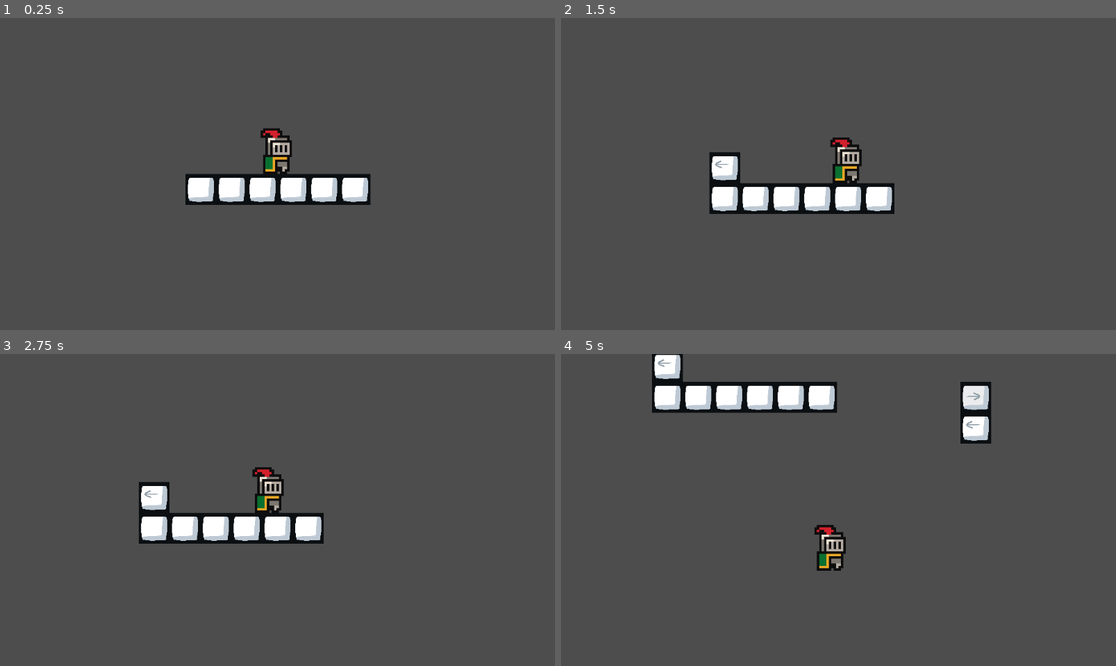
Above: before the commit, frames 1-4 (two rows, left to right).
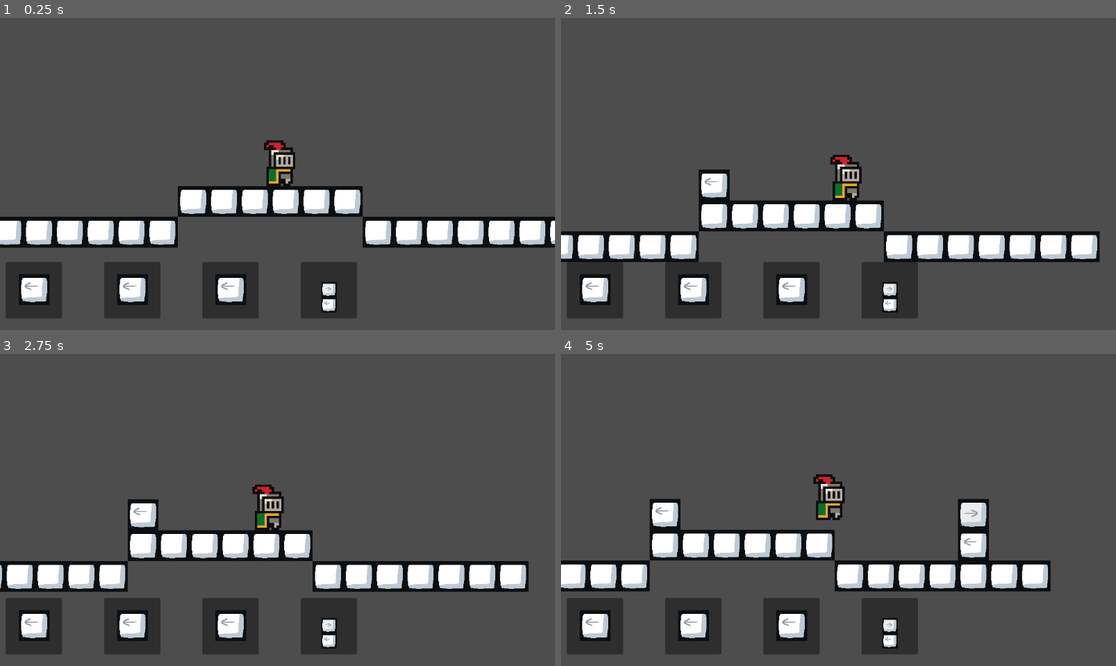
Above: after the commit, the same moments.

Repository: matt-neave/shapeEscape
Game: Godot game, scene res://scenes/sample_world.tscn
The game is run twice, just before and just after one commit, with the same random seed, the same clock (stepped at 60 frames per second) and the same inputs.
Inputs (mouse positions are in pixels of both pictures, inside the frame that each line leads up to):
- Up to frame 1 (0.25 s): no input
- Up to frame 2 (1.5 s): tap Enter (ui_accept) at 0.5, 0.77 s; move the mouse to (960, 158) at 0.52 s; hold Right (ui_right) from 0.53 s (still down); tap P (placement) at 0.6 s; move the mouse to (727, 189) at 1.27 s; click (727, 189) at 1.35 s
- Up to frame 3 (2.75 s): tap Enter (ui_accept) at 1.52 s; move the mouse to (333, 441) at 2.02 s; release Right (ui_right) at 2.03 s; hold Left (ui_left) from 2.03 s (still down); right-click (333, 441) at 2.1 s
- Up to frame 4 (5 s): move the mouse to (810, 572) at 2.77 s; release Left (ui_left) at 2.78 s; hold Right (ui_right) 2.78-4.28 s; tap P (placement) at 2.85 s; tap Enter (ui_accept) at 3.02, 3.77, 4.52 s; move the mouse to (1005, 556) at 3.52 s; press the mouse at (1005, 556) at 3.53 s; move the mouse to (672, 463) at 4.27 s; release the mouse at (672, 463) at 4.28 s; hold Left (ui_left) from 4.28 s (still down); right-click (672, 463) at 4.35 s

The runs differ from the first frame. In frame 1, 19% of the frame differs, in the area x 0-100%, y 35-97%; in frame 2, 20%; in frame 3, 19%; in frame 4, 23%, in the area x 0-89%, y 0-97%.

Commit message:
drag_to_drop

Diff:
--- a/map_resources/world_tile_set.tres
+++ b/map_resources/world_tile_set.tres
@@ -6,26 +6,58 @@
 texture = ExtResource("1_01qya")
 texture_region_size = Vector2i(64, 64)
 0:0/0 = 0
+0:0/0/physics_layer_0/linear_velocity = Vector2(0, 0)
+0:0/0/physics_layer_0/angular_velocity = 0.0
 0:0/0/physics_layer_0/polygon_0/points = PackedVector2Array(-32, -32, 32, -32, 32, 32, -32, 32)
 1:0/0 = 0
+1:0/0/physics_layer_0/linear_velocity = Vector2(0, 0)
+1:0/0/physics_layer_0/angular_velocity = 0.0
 1:0/0/physics_layer_0/polygon_0/points = PackedVector2Array(-32, -32, 32, -32, 32, 32, -32, 32)
 2:0/0 = 0
+2:0/0/physics_layer_0/linear_velocity = Vector2(0, 0)
+2:0/0/physics_layer_0/angular_velocity = 0.0
 3:0/0 = 0
+3:0/0/physics_layer_0/linear_velocity = Vector2(0, 0)
+3:0/0/physics_layer_0/angular_velocity = 0.0
 0:1/0 = 0
+0:1/0/physics_layer_0/linear_velocity = Vector2(0, 0)
+0:1/0/physics_layer_0/angular_velocity = 0.0
 0:1/0/physics_layer_0/polygon_0/points = PackedVector2Array(-32, -32, 32, -32, 32, 32, -32, 32)
 1:1/0 = 0
+1:1/0/physics_layer_0/linear_velocity = Vector2(0, 0)
+1:1/0/physics_layer_0/angular_velocity = 0.0
 1:1/0/physics_layer_0/polygon_0/points = PackedVector2Array(-32, -32, 32, -32, 32, 32, -32, 32)
 2:1/0 = 0
+2:1/0/physics_layer_0/linear_velocity = Vector2(0, 0)
+2:1/0/physics_layer_0/angular_velocity = 0.0
 3:1/0 = 0
+3:1/0/physics_layer_0/linear_velocity = Vector2(0, 0)
+3:1/0/physics_layer_0/angular_velocity = 0.0
 0:2/0 = 0
+0:2/0/physics_layer_0/linear_velocity = Vector2(0, 0)
+0:2/0/physics_layer_0/angular_velocity = 0.0
 0:2/0/physics_layer_0/polygon_0/points = PackedVector2Array(-32, -32, 32, -32, 32, 32, -32, 32)
 1:2/0 = 0
+1:2/0/physics_layer_0/linear_velocity = Vector2(0, 0)
+1:2/0/physics_layer_0/angular_velocity = 0.0
 2:2/0 = 0
+2:2/0/physics_layer_0/linear_velocity = Vector2(0, 0)
+2:2/0/physics_layer_0/angular_velocity = 0.0
 3:2/0 = 0
+3:2/0/physics_layer_0/linear_velocity = Vector2(0, 0)
+3:2/0/physics_layer_0/angular_velocity = 0.0
 0:3/0 = 0
+0:3/0/physics_layer_0/linear_velocity = Vector2(0, 0)
+0:3/0/physics_layer_0/angular_velocity = 0.0
 1:3/0 = 0
+1:3/0/physics_layer_0/linear_velocity = Vector2(0, 0)
+1:3/0/physics_layer_0/angular_velocity = 0.0
 2:3/0 = 0
+2:3/0/physics_layer_0/linear_velocity = Vector2(0, 0)
+2:3/0/physics_layer_0/angular_velocity = 0.0
 3:3/0 = 0
+3:3/0/physics_layer_0/linear_velocity = Vector2(0, 0)
+3:3/0/physics_layer_0/angular_velocity = 0.0
 
 [resource]
 tile_size = Vector2i(64, 64)
--- /dev/null
+++ b/scenes/available_shape.tscn
@@ -0,0 +1,27 @@
+[gd_scene load_steps=3 format=3 uid="uid://b3fehnst8hryr"]
+
+[ext_resource type="PackedScene" uid="uid://dmv0xiogkamh2" path="res://scenes/shape_sprite.tscn" id="1_474m2"]
+[ext_resource type="Script" path="res://scripts/available_shape.gd" id="1_supkt"]
+
+[node name="AvailableShape" type="Control"]
+custom_minimum_size = Vector2(200, 0)
+layout_mode = 3
+anchors_preset = 15
+anchor_right = 1.0
+anchor_bottom = 1.0
+grow_horizontal = 2
+grow_vertical = 2
+script = ExtResource("1_supkt")
+
+[node name="Panel" type="Panel" parent="."]
+layout_mode = 0
+offset_right = 117.0
+offset_bottom = 117.0
+
+[node name="CenterContainer" type="CenterContainer" parent="Panel"]
+layout_mode = 0
+offset_right = 40.0
+offset_bottom = 40.0
+
+[node name="ShapeSprite" parent="Panel/CenterContainer" instance=ExtResource("1_474m2")]
+position = Vector2(59, 57)
--- /dev/null
+++ b/scenes/avaliable_shapes.tscn
@@ -0,0 +1,24 @@
+[gd_scene load_steps=3 format=3 uid="uid://dfiwma3suklni"]
+
+[ext_resource type="Script" path="res://scripts/avaliable_shapes.gd" id="1_e2wwu"]
+[ext_resource type="PackedScene" uid="uid://b3fehnst8hryr" path="res://scenes/available_shape.tscn" id="2_o34an"]
+
+[node name="AvaliableShapes" type="Control"]
+layout_mode = 3
+anchors_preset = 15
+anchor_right = 1.0
+anchor_bottom = 1.0
+grow_horizontal = 2
+grow_vertical = 2
+script = ExtResource("1_e2wwu")
+
+[node name="HBoxContainer" type="HBoxContainer" parent="."]
+layout_mode = 0
+offset_right = 892.0
+offset_bottom = 123.0
+
+[node name="AvailableShape" parent="HBoxContainer" instance=ExtResource("2_o34an")]
+layout_mode = 2
+
+[node name="AvailableShape2" parent="HBoxContainer" instance=ExtResource("2_o34an")]
+layout_mode = 2
--- a/scenes/player.tscn
+++ b/scenes/player.tscn
@@ -4,10 +4,11 @@
 [ext_resource type="Texture2D" uid="uid://cwdssf5ehi3b4" path="res://assets/sprites/knight.png" id="1_b1q50"]
 
 [sub_resource type="CapsuleShape2D" id="CapsuleShape2D_locbo"]
-radius = 5.0
-height = 18.0
+radius = 25.0
+height = 90.0
 
 [node name="Player" type="CharacterBody2D"]
+position = Vector2(0, -36)
 collision_layer = 0
 script = ExtResource("1_8keo0")
 
@@ -16,6 +17,7 @@
 
 [node name="PlayerSprite" type="Sprite2D" parent="."]
 position = Vector2(0, -9)
+scale = Vector2(5, 5)
 texture = ExtResource("1_b1q50")
 region_enabled = true
 region_rect = Rect2(9, 9, 14, 20)
--- a/scenes/sample_world.tscn
+++ b/scenes/sample_world.tscn
@@ -1,8 +1,9 @@
-[gd_scene load_steps=4 format=3 uid="uid://cpbgad7xpvgim"]
+[gd_scene load_steps=5 format=3 uid="uid://cpbgad7xpvgim"]
 
 [ext_resource type="TileSet" uid="uid://brbpok4okhehv" path="res://map_resources/world_tile_set.tres" id="1_3xljd"]
 [ext_resource type="Script" path="res://scripts/tile_draw_controller.gd" id="2_x5ed3"]
 [ext_resource type="PackedScene" uid="uid://c6bm4f81i0hg8" path="res://scenes/player.tscn" id="2_xc0v7"]
+[ext_resource type="PackedScene" uid="uid://dfiwma3suklni" path="res://scenes/avaliable_shapes.tscn" id="4_jnf17"]
 
 [node name="SampleWorld" type="Node2D"]
 
@@ -10,11 +11,20 @@
 tile_set = ExtResource("1_3xljd")
 format = 2
 layer_0/name = "base_map"
-layer_0/tile_data = PackedInt32Array(65533, 0, 2, 65534, 0, 2, 65535, 0, 2, 0, 0, 2, 1, 0, 2, 2, 0, 2)
+layer_0/tile_data = PackedInt32Array(65533, 0, 2, 65534, 0, 2, 65535, 0, 2, 0, 0, 2, 1, 0, 2, 2, 0, 2, 131068, 0, 2, 131067, 0, 2, 131066, 0, 2, 131065, 0, 2, 131064, 0, 2, 131063, 0, 2, 65539, 0, 2, 65540, 0, 2, 65541, 0, 2, 65542, 0, 2, 65543, 0, 2, 65544, 0, 2, 65545, 0, 2)
 layer_1/name = "placed_tiles"
+layer_1/tile_data = PackedInt32Array()
 layer_2/name = "placement_tiles"
+layer_2/tile_data = PackedInt32Array()
 script = ExtResource("2_x5ed3")
 
 [node name="Player" parent="." instance=ExtResource("2_xc0v7")]
 position = Vector2(-1, 0)
-scale = Vector2(5, 5)
+
+[node name="UI" type="CanvasLayer" parent="."]
+
+[node name="AvaliableShapes" parent="UI" instance=ExtResource("4_jnf17")]
+offset_left = 12.0
+offset_top = 507.0
+offset_right = 12.0
+offset_bottom = 507.0
--- /dev/null
+++ b/scenes/shape_sprite.tscn
@@ -0,0 +1,10 @@
+[gd_scene load_steps=3 format=3 uid="uid://dmv0xiogkamh2"]
+
+[ext_resource type="Script" path="res://scripts/shape_sprite.gd" id="1_cmvcg"]
+[ext_resource type="Texture2D" uid="uid://cbwo77jgcjy8w" path="res://assets/tiles/basic_block_left.png" id="2_cprqq"]
+
+[node name="ShapeSprite" type="Node2D"]
+script = ExtResource("1_cmvcg")
+
+[node name="Sprite2D" type="Sprite2D" parent="."]
+texture = ExtResource("2_cprqq")
--- /dev/null
+++ b/scripts/available_shape.gd
@@ -0,0 +1,5 @@
+extends Control
+
+var shape: BuildingShape:
+	set(value):
+		$Panel/CenterContainer/ShapeSprite.shape = value
--- /dev/null
+++ b/scripts/avaliable_shapes.gd
@@ -0,0 +1,33 @@
+extends Control
+
+var shapes = []
+@onready var shape_container = $HBoxContainer
+const AVAILABLE_SHAPE = preload("res://scenes/available_shape.tscn")
+
+# Called when the node enters the scene tree for the first time.
+func _ready():
+	# Create some testing shapes, consisting of a 1x1 and a 2x1
+	var shape1 = BuildingShape.new()
+	shape1.root.direction = BuildingBlock.Direction.LEFT
+
+	var shape2 = BuildingShape.new()
+	shape2.root.direction = BuildingBlock.Direction.RIGHT
+	var block = BuildingBlock.new()
+	block.direction = BuildingBlock.Direction.LEFT
+	shape2.blocks[Vector2i(0, 1)] = block
+
+	shapes.append(shape1)
+	shapes.append(shape2)
+
+	_draw_available_shapes()
+
+# Called every frame. 'delta' is the elapsed time since the previous frame.
+func _process(delta):
+	pass
+
+func _draw_available_shapes():
+	print(shapes)
+	for shape in shapes:
+		var new_shape = AVAILABLE_SHAPE.instantiate()
+		new_shape.shape = shape
+		shape_container.add_child(new_shape)
--- a/scripts/shape.gd
+++ b/scripts/shape.gd
@@ -11,3 +11,6 @@
 @export var blocks: Dictionary = {
 	Vector2i(0, 0): root
 }
+
+func size():
+	return blocks.size()
--- /dev/null
+++ b/scripts/shape_sprite.gd
@@ -0,0 +1,36 @@
+extends Node2D
+const BASIC_BLOCK = preload("res://assets/tiles/basic_block.png")
+const BASIC_BLOCK_DOWN = preload("res://assets/tiles/basic_block_down.png")
+const BASIC_BLOCK_LEFT = preload("res://assets/tiles/basic_block_left.png")
+const BASIC_BLOCK_RIGHT = preload("res://assets/tiles/basic_block_right.png")
+const BASIC_BLOCK_UP = preload("res://assets/tiles/basic_block_up.png")
+
+var shape: BuildingShape:
+	set(value):
+		shape = value
+		draw_shape()
+		scale.x /= shape.size()
+		scale.y /= shape.size()
+
+func draw_shape():
+	# Draws a shape, using sprites from the shape node
+	# Create a new sprite for each block in the shape
+	for block_pos in shape.blocks.keys():
+		var block = shape.blocks[block_pos]
+		var sprite = Sprite2D.new()
+		sprite.texture = get_block_texture(block)
+		sprite.position = block_pos * 64
+		add_child(sprite)
+
+func get_block_texture(block: BuildingBlock) -> Texture:
+	match block.direction:
+		BuildingBlock.Direction.UP:
+			return BASIC_BLOCK_UP
+		BuildingBlock.Direction.DOWN:
+			return BASIC_BLOCK_DOWN
+		BuildingBlock.Direction.LEFT:
+			return BASIC_BLOCK_LEFT
+		BuildingBlock.Direction.RIGHT:
+			return BASIC_BLOCK_RIGHT
+		_:
+			return BASIC_BLOCK
